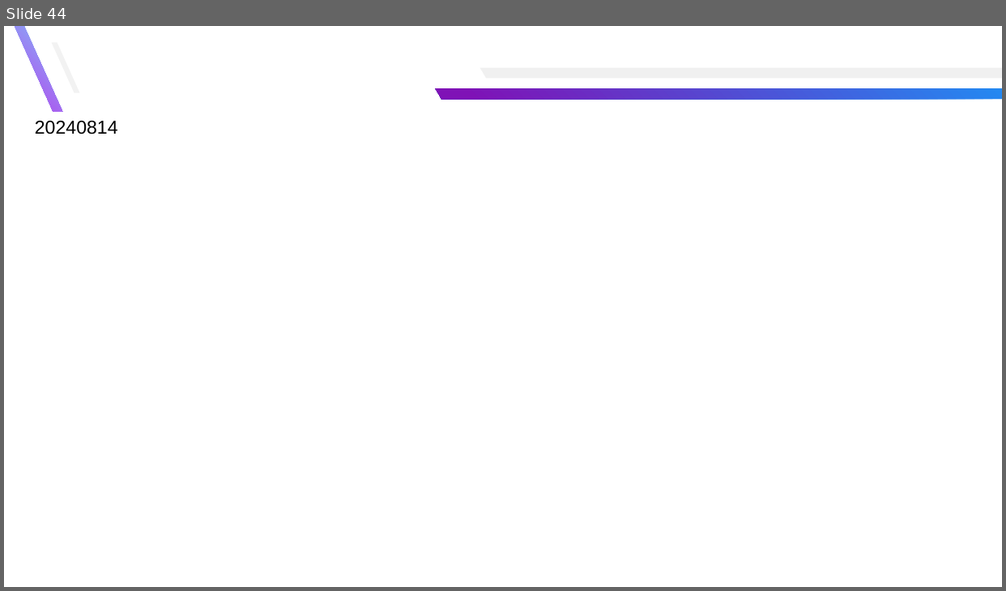
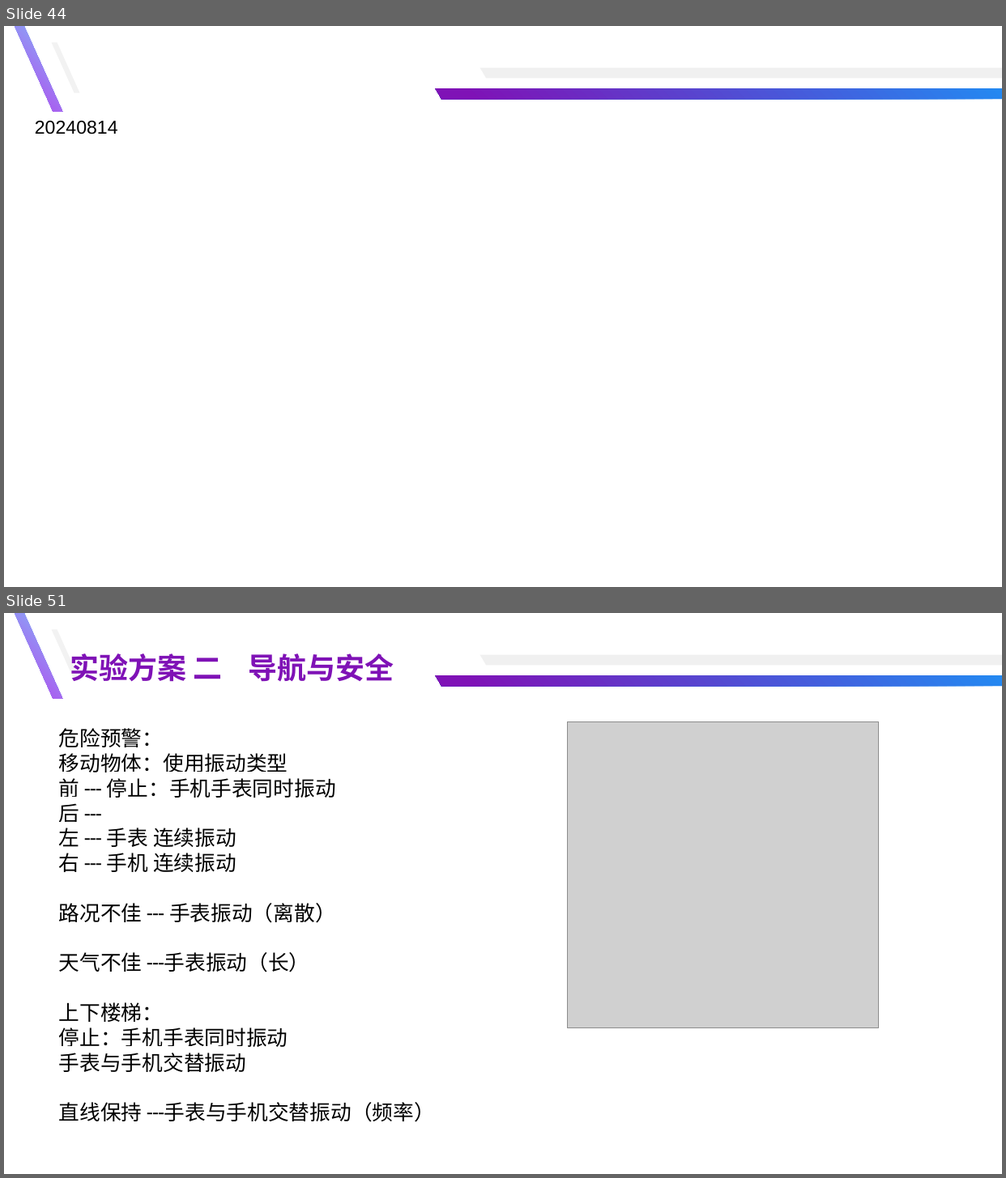
Before and after one commit to yuyongsong/Paper, a slide deck: 总结汇报-余泳松.pptx. Shown one above the other, each under a label of ours: slide 44 before the commit, slides 44 and 51 after it; the slides between them are not shown. The pictures are 1006x591 and 1006x1178 pixels, drawn with LibreOffice and Linux fonts; fonts in the diff are those of the drawing; grey boxes stand for pictures. Boxes give left, top, right and bottom in pixels: in the first picture for what was removed or moved away, otherwise in the second. Text is boxed around its words. In the diff, an @@ line names an element or a change of style, - is before the commit and + after.

```diff
--- a/总结汇报-余泳松.pptx
+++ b/总结汇报-余泳松.pptx
@@ slide 51 added at <box>4,613,1002,1174</box>, background #FFFFFF @@
@@ freeform shape added at <box>15,613,62,699</box>, fill gradient #81BDF8 to #B543ED @@
@@ freeform shape added at <box>52,629,80,679</box>, fill #F2F2F2 @@
@@ text added at <box>70,653,394,682</box>, 28 pt, text #7F12B6, bold @@
+实验方案 二 导航与安全
@@ freeform shape added at <box>480,655,1002,666</box>, fill #F0F0F0 @@
@@ freeform shape added at <box>435,676,1002,687</box>, fill gradient #228AF2 to #7F12B6 @@
@@ text added at <box>59,728,434,1122</box>, 20 pt, text #000000 @@
+危险预警：
+移动物体：使用振动类型
+前 --- 停止：手机手表同时振动
+后 ---
+左 --- 手表 连续振动
+右 --- 手机 连续振动
+路况不佳 --- 手表振动（离散）
+天气不佳 ---手表振动（长）
+上下楼梯：
+停止：手机手表同时振动
+手表与手机交替振动
+直线保持 ---手表与手机交替振动（频率）
@@ picture added at <box>568,722,879,1028</box> @@
```
Also in this commit, not shown: 3 slides changed, 3 other slides added.
